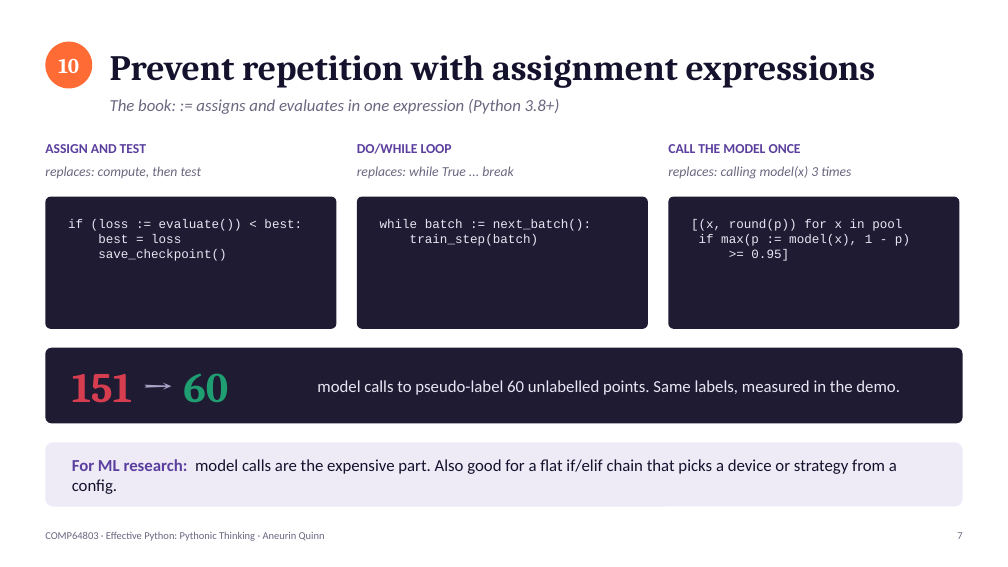
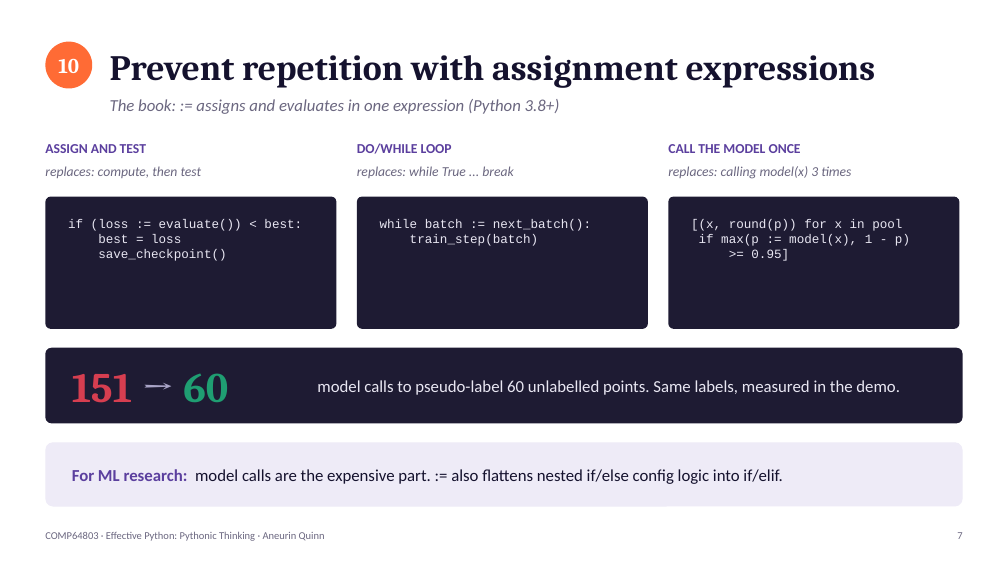
Before and after one commit to mingfeisun/COMP64803-Responsible-Reproducible-AI, a slide deck: slide 7 of cohort-2026/Aneurin_Quinn/Effective_Python/Pythonic_Thinking_AQ.pptx. Drawn at 1008x567 pixels with LibreOffice and Linux fonts; fonts in the diff are those of the drawing. Boxes give left, top, right and bottom in pixels: in the first picture for what was removed or moved away, otherwise in the second. Text is boxed around its words. In the diff, an @@ line names an element or a change of style, - is before the commit and + after.

```diff
--- a/cohort-2026/Aneurin_Quinn/Effective_Python/Pythonic_Thinking_AQ.pptx
+++ b/cohort-2026/Aneurin_Quinn/Effective_Python/Pythonic_Thinking_AQ.pptx
@@ text at (72, 469, 782, 484): text changed @@
-For ML research: model calls are the expensive part. Also good for a flat if/elif chain that picks a device or strategy from a config.
+For ML research: model calls are the expensive part. := also flattens nested if/else config logic into if/elif.
```
Also in this commit, not shown: 1 other slide changed.
